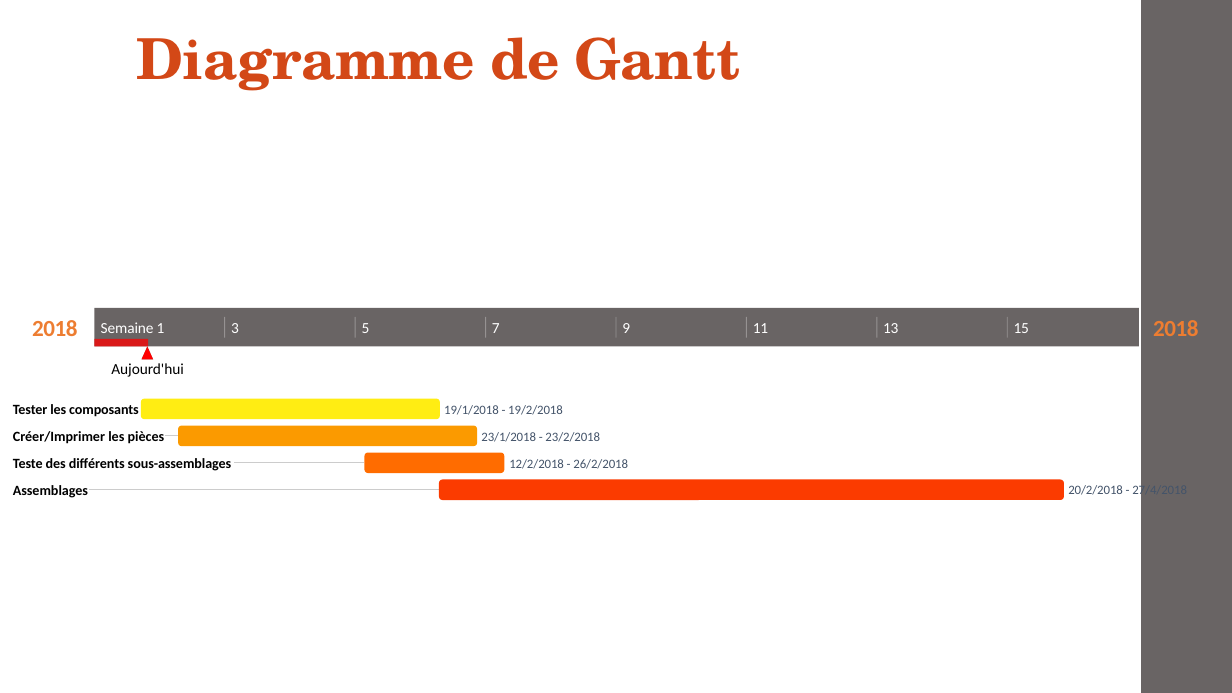
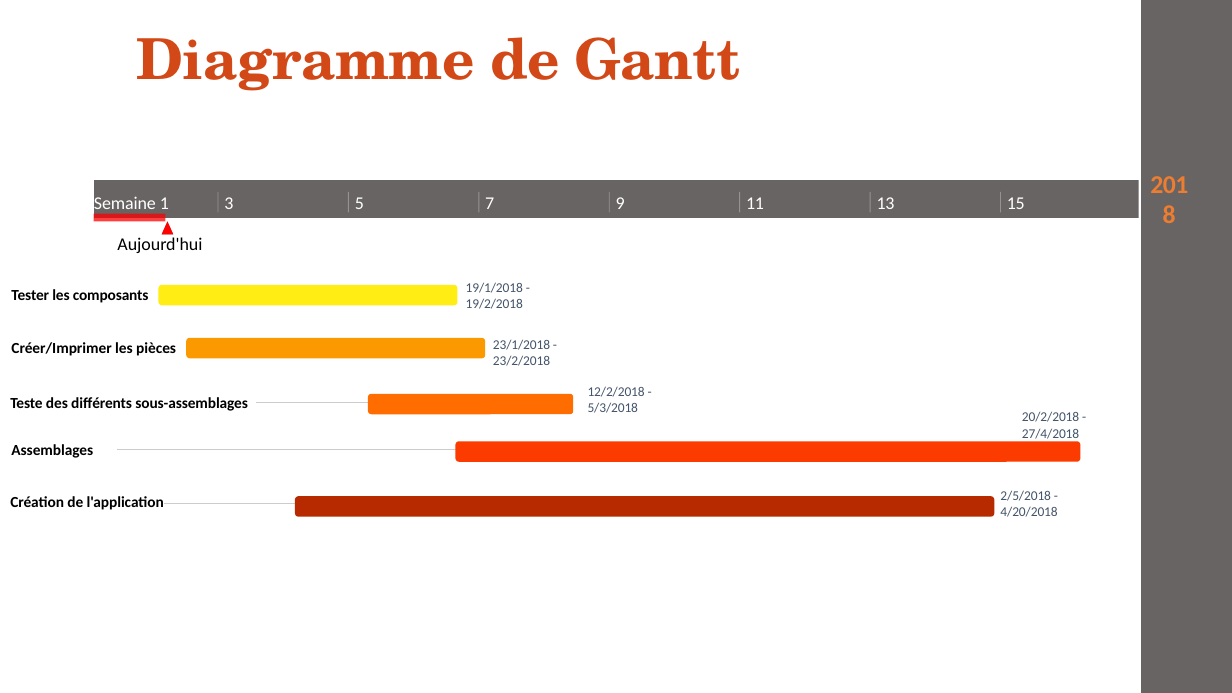
Before and after one commit to cvcarles/Bibduino, a slide deck: slide 9 of doc/Projet Bibduino.pptx. Drawn at 1232x693 pixels with LibreOffice and Linux fonts; fonts in the diff are those of the drawing. Boxes give left, top, right and bottom in pixels: in the first picture for what was removed or moved away, otherwise in the second. Text is boxed around its words. In the diff, an @@ line names an element or a change of style, - is before the commit and + after.

```diff
--- a/doc/Projet Bibduino.pptx
+++ b/doc/Projet Bibduino.pptx
@@ rectangle: place and size @@
-rectangle at box(94, 308, 1140, 347)
+rectangle at box(94, 180, 1140, 219)
@@ 8 texts, 7 lines: place and size @@
-8 texts, 7 lines at box(101, 317, 1029, 337)
+8 texts, 7 lines at box(94, 192, 1025, 213)
@@ text "2018": place and size @@
-text "2018" at box(1153, 320, 1198, 336)
+text "2018" at box(1022, 412, 1079, 422)
@@ text "2018" at box(1022, 412, 1079, 422): size 18 to 20 pt @@
@@ rectangle: place and size @@
-rectangle at box(94, 339, 148, 347)
+rectangle at box(93, 213, 165, 221)
@@ size 12 to 14 pt in 9 elements at box(94, 196, 169, 209), box(224, 197, 233, 209), box(355, 197, 364, 209), box(485, 197, 494, 209), box(877, 197, 895, 209), box(1007, 197, 1025, 209), box(616, 197, 625, 209), box(746, 197, 764, 209), box(117, 237, 202, 253) @@
@@ text "Aujourd'hui": place and size @@
-text "Aujourd'hui" at box(111, 363, 183, 377)
+text "Aujourd'hui" at box(117, 237, 202, 253)
@@ triangle: place and size @@
-triangle at box(141, 347, 152, 360)
+triangle at box(162, 222, 173, 235)
@@ size 11 to 12 pt in 4 elements at box(11, 444, 93, 458), box(10, 397, 248, 411), box(11, 342, 176, 356), box(11, 289, 149, 303) @@
@@ text "Tester les composants": place and size @@
-text "Tester les composants" at box(13, 404, 139, 417)
+text "Tester les composants" at box(11, 289, 149, 303)
@@ rounded rectangle: place and size @@
-rounded rectangle at box(140, 398, 440, 419)
+rounded rectangle at box(159, 285, 458, 305)
@@ size 10 to 10.5 pt in 3 elements at box(493, 340, 550, 366), box(1022, 412, 1079, 439), box(466, 282, 523, 309) @@
@@ text "19/1/2018 - 19/2/2018": place and size @@
-text "19/1/2018 - 19/2/2018" at box(444, 405, 563, 415)
+text "19/1/2018 - 19/2/2018" at box(466, 282, 523, 309)
@@ text removed at box(32, 320, 77, 336) @@
-2018
@@ text "Créer/Imprimer les pièces": place and size @@
-text "Créer/Imprimer les pièces" at box(13, 431, 165, 444)
+text "Créer/Imprimer les pièces" at box(11, 342, 176, 356)
@@ line moved from (165, 436) - (178, 436) to (158, 352) - (172, 352) @@
@@ rounded rectangle: place and size @@
-rounded rectangle at box(178, 426, 478, 446)
+rounded rectangle at box(187, 338, 486, 359)
@@ text "23/1/2018 - 23/2/2018": place and size @@
-text "23/1/2018 - 23/2/2018" at box(481, 432, 600, 442)
+text "23/1/2018 - 23/2/2018" at box(493, 340, 550, 366)
@@ text at box(588, 386, 645, 413): text changed; size 10 to 10.5 pt @@
-12/2/2018 - 26/2/2018
+12/2/2018 - 5/3/2018
@@ text "Teste des différents sous-assemblages": place and size @@
-text "Teste des différents sous-assemblages" at box(13, 458, 232, 471)
+text "Teste des différents sous-assemblages" at box(10, 397, 248, 411)
@@ line moved from (234, 463) - (364, 463) to (256, 403) - (386, 403) @@
@@ rounded rectangle: place and size @@
-rounded rectangle at box(364, 453, 504, 473)
+rounded rectangle at box(368, 394, 573, 414)
@@ text "20/2/2018 - 27/4/2018": place and size @@
-text "20/2/2018 - 27/4/2018" at box(1068, 484, 1187, 499)
+text "20/2/2018 - 27/4/2018" at box(1022, 412, 1079, 439)
@@ text "Assemblages": place and size @@
-text "Assemblages" at box(13, 485, 88, 498)
+text "Assemblages" at box(11, 444, 93, 458)
@@ rounded rectangle: place and size @@
-rounded rectangle at box(439, 480, 1064, 500)
+rounded rectangle at box(456, 442, 1080, 462)
@@ line moved from (89, 490) - (439, 490) to (117, 450) - (468, 450) @@
@@ text added at box(10, 496, 164, 510), 12 pt, text #000000, bold @@
+Création de l'application
@@ line added from (165, 504) to (308, 504), #CCCCCC 0.75 pt @@
@@ rounded rectangle added at box(295, 496, 994, 517), fill #B72A00 @@
@@ text added at box(1000, 490, 1057, 517), 10.5 pt, text #44546A @@
+2/5/2018 - 4/20/2018
```
Also in this commit, not shown: 5 other slides changed, 3 slides added, 3 slides removed.
